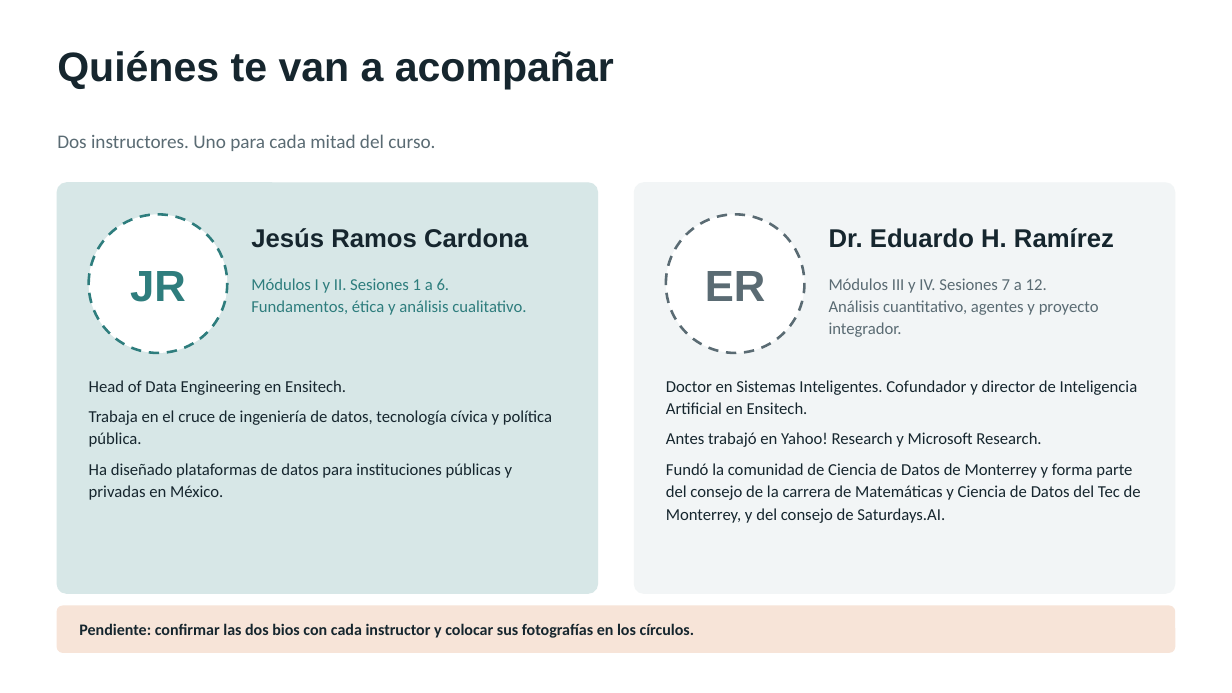
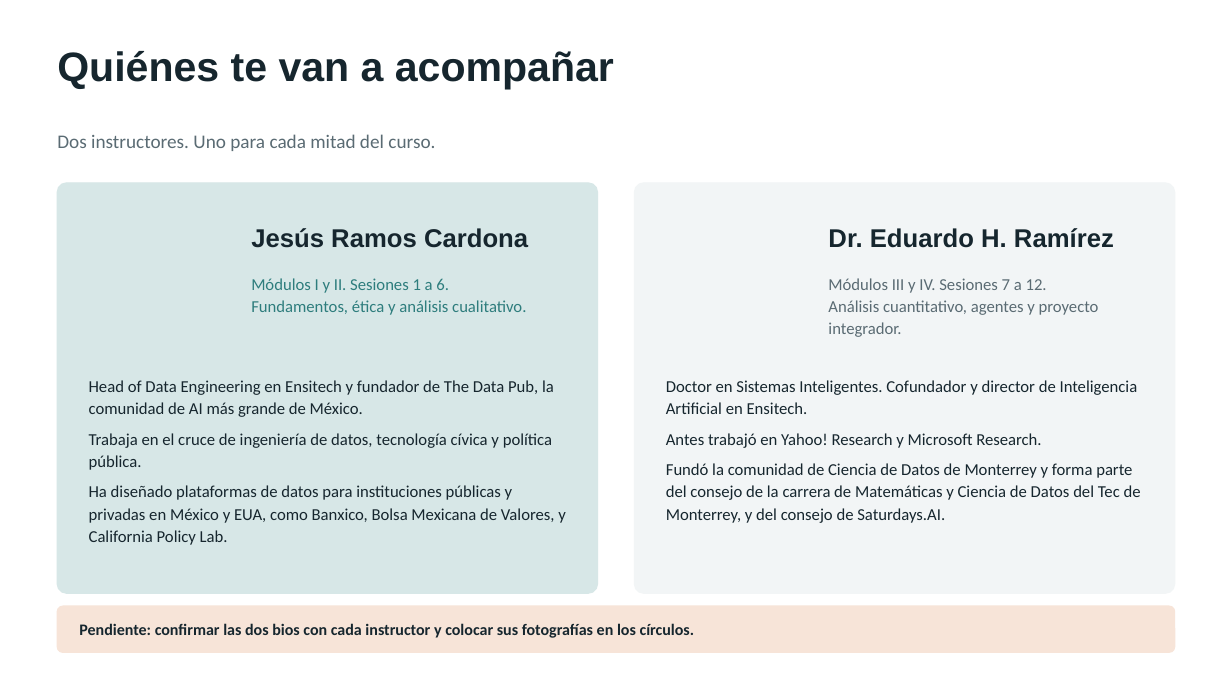
Before and after one commit to marvtrejo/curso-inegi-gen-ai, a slide deck: slide 2 of sesion-01/Sesion_01_Introduccion_IA_Generativa.pptx. Drawn at 1232x693 pixels with LibreOffice and Linux fonts; fonts in the diff are those of the drawing. Boxes give left, top, right and bottom in pixels: in the first picture for what was removed or moved away, otherwise in the second. Text is boxed around its words. In the diff, an @@ line names an element or a change of style, - is before the commit and + after.

```diff
--- a/sesion-01/Sesion_01_Introduccion_IA_Generativa.pptx
+++ b/sesion-01/Sesion_01_Introduccion_IA_Generativa.pptx
@@ ellipse removed at [89,214,227,353] @@
@@ ellipse removed at [666,214,805,353] @@
@@ text removed at [130,271,186,302] @@
-JR
@@ text removed at [705,271,766,301] @@
-ER
@@ text at [89,380,554,417]: text changed @@
-Head of Data Engineering en Ensitech.
+Head of Data Engineering en Ensitech y fundador de The Data Pub, la comunidad de AI más grande de México.
@@ text at [89,485,566,545]: text changed @@
-Ha diseñado plataformas de datos para instituciones públicas y privadas en México.
+Ha diseñado plataformas de datos para instituciones públicas y privadas en México y EUA, como Banxico, Bolsa Mexicana de Valores, y California Policy Lab.
```
Also in this commit, not shown: 6 other slides changed, 2 slides added.
